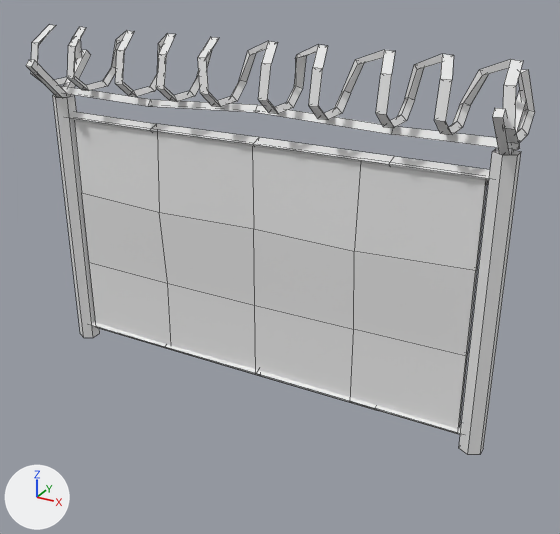
One commit to the FBX model Assets/polyperfect/Low Poly Ultimate Pack/M/- Meshes_M/Apocalypse_M/fence-wire.fbx: the scene before it, then after it.
The view is the same before and after, from a 50 mm lens placed at (3.14, -5.27, 3.86), pointed at (0.2, 0.07, 1.19). Lighting does not change. The marker at lower left points along +X, +Y and +Z. Mesh edges are drawn as thin lines. Where no turn or scale is listed for an object, it has been applied to the vertices.

In view in the first picture: 'fence-wire'.
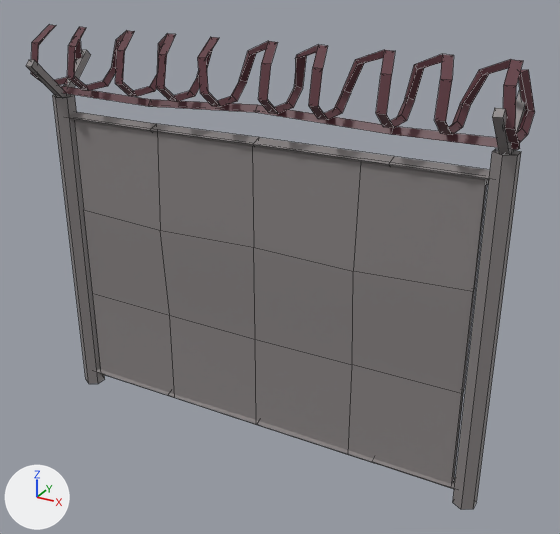
The newer file is also turned or shifted as a whole; pictures and numbers use the older file's frame.

Pixel boxes [x1, y1, x2, y2] of what changed, in the pictures (560 x 534 px; the box of a moved part takes in the faces that stretch with it):
'fence-wire', recoloured, reshaped (13% taller): before [26, 25, 535, 455]; after [26, 25, 535, 509]
part 1 of me_fence_wire, moved or reshaped: before [90, 321, 462, 435]; after [96, 367, 455, 489]
part 2 of me_fence_wire, moved or reshaped: before [53, 95, 100, 338]; after [53, 95, 105, 384]
part 3 of me_fence_wire, moved or reshaped: before [459, 152, 521, 455]; after [453, 152, 521, 509]
part 4 of me_fence_wire, moved or reshaped: before [89, 262, 171, 349]; after [93, 294, 175, 398]
part 5 of me_fence_wire, moved or reshaped: before [168, 283, 256, 374]; after [170, 316, 256, 420]
part 6 of me_fence_wire, moved or reshaped: before [255, 305, 468, 433]; after [255, 339, 464, 488]
part 7 of me_fence_wire, moved or reshaped: before [74, 121, 487, 356]; after [74, 121, 487, 393]

Edits to the bpy script that builds the scene:
```text
Change mat_17_grey_darkest:
    mat_17_grey_darkest.base_color: (0.8, 0.8, 0.8) -> (0.112, 0.0369, 0.0482)  # white #e7e7e7 -> brown #5e363e
Change mat_20_grey:
    mat_20_grey.base_color: (0.8, 0.8, 0.8) -> (0.242, 0.223, 0.223)  # white #e7e7e7 -> grey #878282
Change me_fence_wire:
    used by ob_fence_wire; location = (0.0, 0.0, 0.0)
    remove me_fence_wire.from_pydata(...)  # 343 vertices, 306 faces; spans x -2.09..2.1, y -0.38..0.37, z 0.0..3.06
    add me_fence_wire.from_pydata(...)  # 343 vertices, 306 faces; spans x -2.09..2.1, y -0.38..0.37, z -0.55..3.06
    me_fence_wire part 1: the loose piece of 15 vertices spanning x -2.0..2.01, y -0.07..0.05, z 0.07..0.19 is moved by (0.0, 0.0, -0.55)
    me_fence_wire part 2: 8 of the vertices in x -2.09..-1.88, y -0.1..0.1, z 0.0..0.12 are moved by (0.0, 0.0, -0.55)
    me_fence_wire part 3: 8 of the vertices in x 1.88..2.09, y -0.1..0.1, z 0.0..0.12 are moved by (0.0, 0.0, -0.55)
    me_fence_wire part 4: 2 of the vertices in x -0.94, y -0.02..0.03, z 0.12 are moved by (0.0, 0.0, -0.55)
    me_fence_wire part 5: 2 of the vertices in x 0.0, y -0.02..0.03, z 0.12 are moved by (0.0, 0.0, -0.55)
    me_fence_wire part 6: 2 of the vertices in x 0.94, y -0.02..0.03, z 0.12 are moved by (0.0, 0.0, -0.55)
    me_fence_wire part 7: all 10 vertices in x -1.88..1.88, y -0.08..0.03, z 1.53..1.55 are moved by (0.0, 0.0, -0.17)
```
